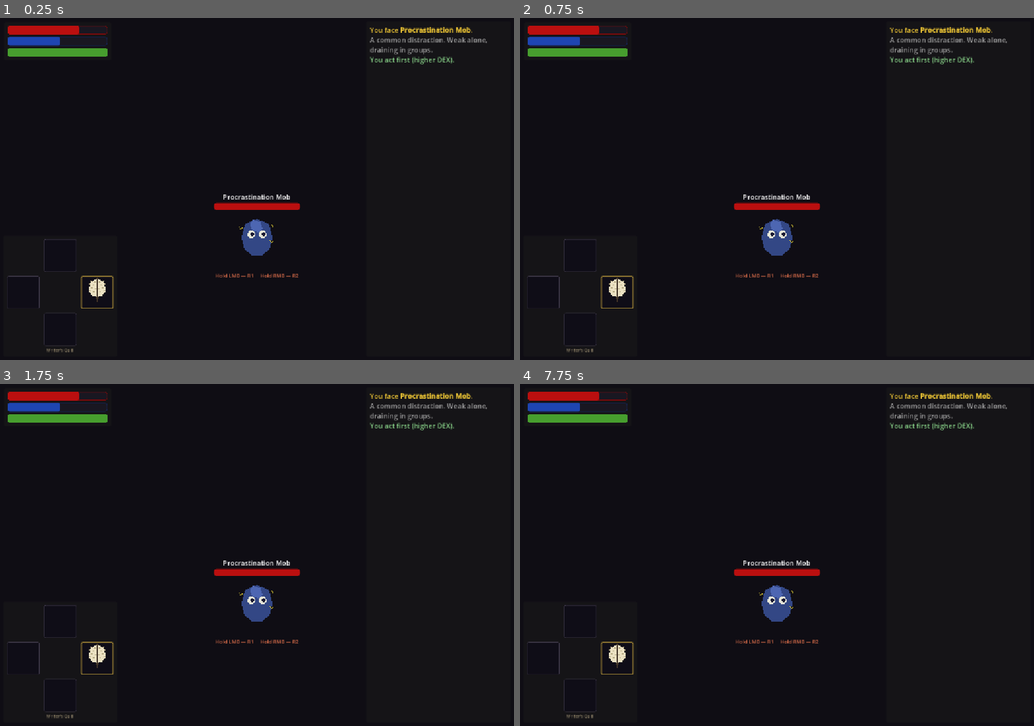
Above: before the commit, frames 1-4 (two rows, left to right).
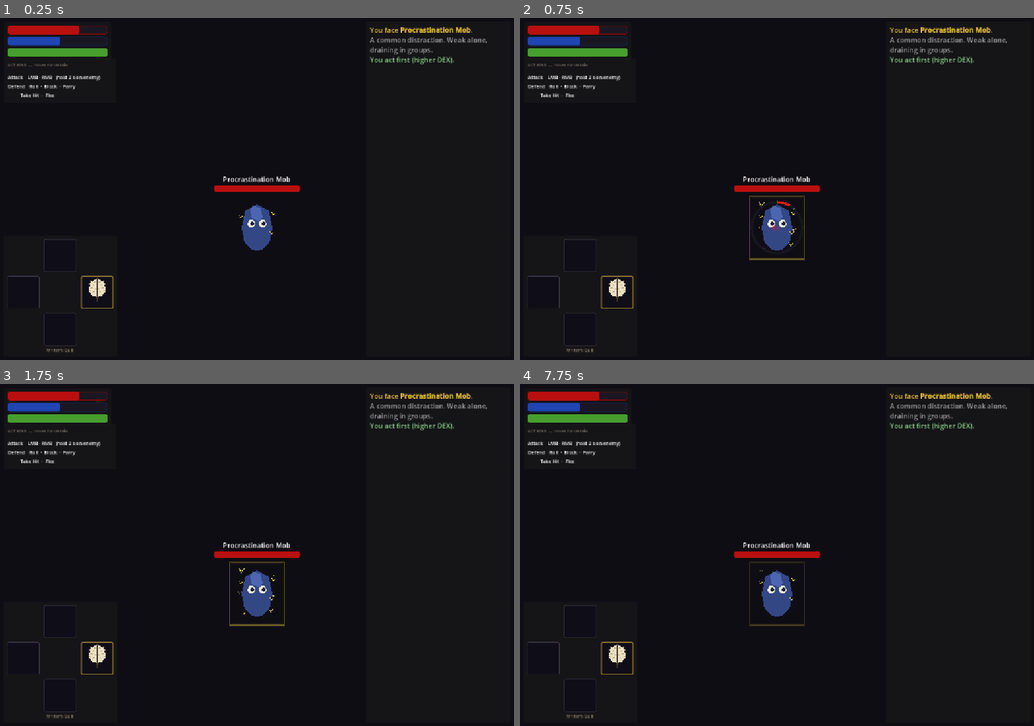
Above: after the commit, the same moments.

Repository: WRCIECH/online-ring
Game: Godot game, scene res://scenes/combat/combat.tscn
Same seed, same stepped clock (60 frames per second), same inputs: the game is played once before the commit and once after it. This scene is started directly instead of the project's main scene.
Inputs (mouse positions are in pixels of both pictures, inside the frame that each line leads up to):
- Up to frame 1 (0.25 s): no input
- Up to frame 2 (0.75 s): tap Enter at 0.5 s; drag from (777, 236) to (828, 113) at 0.52 s
- Up to frame 3 (1.75 s): tap Space at 1.25 s; drag from (154, 572) to (231, 623) at 1.27 s
- Up to frame 4 (7.75 s): tap Enter at 2, 3.5 s; move the mouse to (828, 479) at 2.02 s; click (828, 479) at 2.17 s; tap Space at 2.75, 4.25 s; drag from (751, 623) to (622, 503) at 2.77 s; move the mouse to (931, 606) at 3.52 s; click (931, 606) at 3.67 s; drag from (622, 503) to (699, 469) at 4.27 s; move the mouse to (802, 555) at 5.02 s; click (802, 555) at 5.17 s; drag from (699, 469) to (674, 572) at 5.77 s; move the mouse to (890, 537) at 6.52 s; click (890, 537) at 6.67 s; drag from (674, 572) to (751, 623) at 7.27 s

The runs differ from the first frame. In frame 1, 1.9% of the frame differs, in the area x 1-59%, y 12-76%; in frame 2, 2.0%; in frame 3, 2.0%; in frame 4, 2.0%.

Commit message:
Add action legend, centre mob, remove hint text
- New left-side ACTIONS legend panel (y 96–200) with compact two-line
  summary; hovering reveals a full popup (282–634 px wide) showing
  the current weapon's R1/R2 move names, real tasks, and costs, plus
  all five defense options with their STA costs — popup is populated
  dynamically from the weapon equipped at combat start
- Remove "Hold LMB / RMB" hint text from _show_player_options() since
  the legend makes it redundant
- Centre and enlarge the enemy visual: 100×120 → 130×150, position
  shifts from RING_CENTER.y-37 to RING_CENTER.y-75 so the sprite sits
  exactly at the vertical centre of the ring; name and HP bar positions
  adjusted upward to maintain their stack above the visual

Co-Authored-By: Claude Sonnet 4.6 <noreply@anthropic.com>

Diff:
--- a/scripts/combat/combat_scene.gd
+++ b/scripts/combat/combat_scene.gd
@@ -70,6 +70,10 @@
 var _faith_check:      CheckBox
 var _status_bars_box:  HBoxContainer
 
+var _action_popup:     PanelContainer
+var _popup_r1_lbl:     Label
+var _popup_r2_lbl:     Label
+
 # ── Lifecycle ─────────────────────────────────────────────────────────────────
 
 func _ready() -> void:
@@ -108,6 +112,21 @@
 	var wdata: Dictionary = WeaponDB.WEAPONS.get(wid, WeaponDB.WEAPONS["writers_quill"])
 	_weapon_name_lbl.text = wdata.get("name", wid)
 	_weapon_display.set_weapon(wid)
+
+	# Update action legend popup with this weapon's moves
+	var moveset := WeaponDB.get_moveset(wdata)
+	if moveset.size() >= 1:
+		var m0: Dictionary = moveset[0]
+		var c0 := ("%d STA" % m0.get("stamina_cost", 0)) if m0.get("stamina_cost", 0) > 0 \
+				  else ("%d FP" % m0.get("fp_cost", 0))
+		_popup_r1_lbl.text = "LMB  2 s  →  %s\n  %s\n  Cost: %s" % \
+				[m0.get("name", ""), m0.get("real_task", ""), c0]
+	if moveset.size() >= 2:
+		var m1: Dictionary = moveset[1]
+		var c1 := ("%d STA" % m1.get("stamina_cost", 0)) if m1.get("stamina_cost", 0) > 0 \
+				  else ("%d FP" % m1.get("fp_cost", 0))
+		_popup_r2_lbl.text = "RMB  2 s  →  %s\n  %s\n  Cost: %s" % \
+				[m1.get("name", ""), m1.get("real_task", ""), c1]
 
 	# Recover runes if this is the death location
 	var runes_here: int = GameManager.runes_at_death
@@ -174,7 +193,7 @@
 
 func _show_player_options() -> void:
 	_clear_options()
-	_enemy_move_lbl.text = "Hold LMB — R1     Hold RMB — R2"
+	_enemy_move_lbl.text = ""
 	_enemy_visual.set_interactive(true)
 
 func _on_attack_btn(move: Dictionary, weapon: Dictionary) -> void:
@@ -571,10 +590,11 @@
 	add_child(bg)
 
 	_build_player_stats()
-	_build_ring()         # enemy info lives inside the ring
+	_build_ring()            # enemy info lives inside the ring
 	_build_equipment_slots() # bottom-left
-	_build_log()          # right side
+	_build_log()             # right side
 	_build_task_popup()
+	_build_action_legend()   # last — popup draws on top of everything
 
 # ── Player stats — upper left (colour-coded strips only, no text) ─────────────
 
@@ -628,24 +648,29 @@
 	# Stack order: name → hp bar → visual → status → move desc
 	# Total stack height ≈ 166 px; centred on RING_CENTER.y
 
+	# Visual is centred on RING_CENTER; name + HP bar float above it.
+	# Visual: 130 × 150 px → top at RING_CENTER.y - 75
+	# HP bar: 16 px + 8 px gap → top at RING_CENTER.y - 99
+	# Name:   22 px + 4 px gap → top at RING_CENTER.y - 125
+
 	# ── Enemy name ────────────────────────────────────────────────────────────
 	_enemy_name_lbl = Label.new()
 	_enemy_name_lbl.horizontal_alignment = HORIZONTAL_ALIGNMENT_CENTER
 	_enemy_name_lbl.add_theme_font_size_override("font_size", 16)
 	_enemy_name_lbl.custom_minimum_size = Vector2(220, 0)
-	_enemy_name_lbl.position = Vector2(RING_CENTER.x - 110, RING_CENTER.y - 83)
+	_enemy_name_lbl.position = Vector2(RING_CENTER.x - 110, RING_CENTER.y - 125)
 	_ring_container.add_child(_enemy_name_lbl)
 
 	# ── Enemy HP bar ──────────────────────────────────────────────────────────
 	_enemy_hp_bar = _progress_bar(ER_HP)
 	_enemy_hp_bar.custom_minimum_size = Vector2(200, 16)
-	_enemy_hp_bar.position = Vector2(RING_CENTER.x - 100, RING_CENTER.y - 57)
+	_enemy_hp_bar.position = Vector2(RING_CENTER.x - 100, RING_CENTER.y - 99)
 	_ring_container.add_child(_enemy_hp_bar)
 
-	# ── Enemy visual ──────────────────────────────────────────────────────────
+	# ── Enemy visual — centred on RING_CENTER ────────────────────────────────
 	_enemy_visual = EnemyDisplay.new()
-	_enemy_visual.custom_minimum_size = Vector2(100, 120)
-	_enemy_visual.position = Vector2(RING_CENTER.x - 50, RING_CENTER.y - 37)
+	_enemy_visual.custom_minimum_size = Vector2(130, 150)
+	_enemy_visual.position = Vector2(RING_CENTER.x - 65, RING_CENTER.y - 75)
 	_enemy_visual.r1_triggered.connect(_on_r1_triggered)
 	_enemy_visual.r2_triggered.connect(_on_r2_triggered)
 	_ring_container.add_child(_enemy_visual)
@@ -665,6 +690,102 @@
 	_enemy_move_lbl.custom_minimum_size = Vector2(280, 0)
 	_enemy_move_lbl.position = Vector2(RING_CENTER.x - 140, RING_CENTER.y + 103)
 	_ring_container.add_child(_enemy_move_lbl)
+
+# ── Action legend — left side between stat bars and equipment ─────────────────
+
+func _build_action_legend() -> void:
+	# ── Compact panel (always visible) ───────────────────────────────────────
+	var outer := PanelContainer.new()
+	outer.set_anchors_and_offsets_preset(Control.PRESET_TOP_LEFT)
+	outer.offset_left   = 12
+	outer.offset_right  = 272
+	outer.offset_top    = 96
+	outer.offset_bottom = 200
+	add_child(outer)
+
+	var m := _margin_container(outer, 8)
+	var vbox := VBoxContainer.new()
+	vbox.add_theme_constant_override("separation", 5)
+	m.add_child(vbox)
+
+	var header := Label.new()
+	header.text = "ACTIONS  — hover for details"
+	header.add_theme_font_size_override("font_size", 10)
+	header.add_theme_color_override("font_color", Color(0.48, 0.45, 0.40))
+	vbox.add_child(header)
+
+	vbox.add_child(HSeparator.new())
+
+	for row: Array in [
+		["Attack", "LMB · RMB   (hold 2 s on enemy)"],
+		["Defend", "Roll  ·  Block  ·  Parry"],
+		["       ", "Take Hit  ·  Flee"],
+	]:
+		var lbl := Label.new()
+		lbl.text = "%-8s  %s" % [row[0], row[1]]
+		lbl.add_theme_font_size_override("font_size", 11)
+		vbox.add_child(lbl)
+
+	outer.mouse_entered.connect(func(): _action_popup.visible = true)
+	outer.mouse_exited.connect(func(): _action_popup.visible  = false)
+
+	# ── Hover popup (draws on top because added last to root) ─────────────────
+	_action_popup = PanelContainer.new()
+	_action_popup.anchor_left   = 0.0
+	_action_popup.anchor_right  = 0.0
+	_action_popup.anchor_top    = 0.0
+	_action_popup.anchor_bottom = 0.0
+	_action_popup.offset_left   = 282
+	_action_popup.offset_right  = 634
+	_action_popup.offset_top    = 96
+	_action_popup.offset_bottom = 390
+	_action_popup.visible       = false
+	_action_popup.mouse_filter  = Control.MOUSE_FILTER_IGNORE
+	add_child(_action_popup)
+
+	var pm    := _margin_container(_action_popup, 10)
+	var pvbox := VBoxContainer.new()
+	pvbox.add_theme_constant_override("separation", 7)
+	pm.add_child(pvbox)
+
+	# Attack section
+	var atk_hdr := Label.new()
+	atk_hdr.text = "ATTACK — hover the enemy then hold"
+	atk_hdr.add_theme_font_size_override("font_size", 11)
+	atk_hdr.add_theme_color_override("font_color", Color(0.80, 0.65, 0.25))
+	pvbox.add_child(atk_hdr)
+
+	_popup_r1_lbl = Label.new()
+	_popup_r1_lbl.autowrap_mode = TextServer.AUTOWRAP_WORD
+	_popup_r1_lbl.add_theme_font_size_override("font_size", 11)
+	pvbox.add_child(_popup_r1_lbl)
+
+	_popup_r2_lbl = Label.new()
+	_popup_r2_lbl.autowrap_mode = TextServer.AUTOWRAP_WORD
+	_popup_r2_lbl.add_theme_font_size_override("font_size", 11)
+	pvbox.add_child(_popup_r2_lbl)
+
+	pvbox.add_child(HSeparator.new())
+
+	# Defense section
+	var def_hdr := Label.new()
+	def_hdr.text = "DEFEND — ring buttons on enemy's turn"
+	def_hdr.add_theme_font_size_override("font_size", 11)
+	def_hdr.add_theme_color_override("font_color", Color(0.45, 0.58, 0.72))
+	pvbox.add_child(def_hdr)
+
+	for row: Array in [
+		["Roll",     "0 damage — costs %d STA" % STA_ROLL],
+		["Block",    "partial damage — costs %d STA" % STA_BLOCK],
+		["Parry",    "0 damage — costs %d STA" % STA_PARRY],
+		["Take Hit", "full damage — free"],
+		["Flee",     "retreat from combat (not vs. bosses)"],
+	]:
+		var lbl := Label.new()
+		lbl.text = "  %-10s — %s" % [row[0], row[1]]
+		lbl.add_theme_font_size_override("font_size", 11)
+		lbl.add_theme_color_override("font_color", Color(0.68, 0.65, 0.60))
+		pvbox.add_child(lbl)
 
 # ── Battle log — bottom left ──────────────────────────────────────────────────
 
